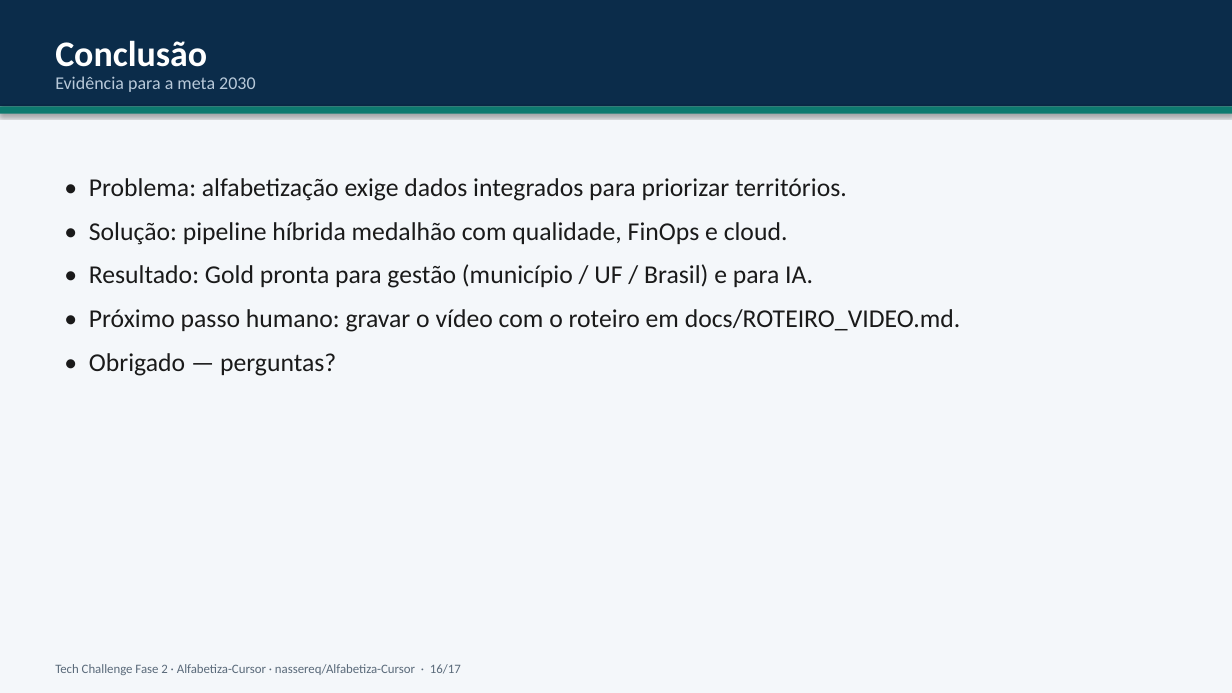
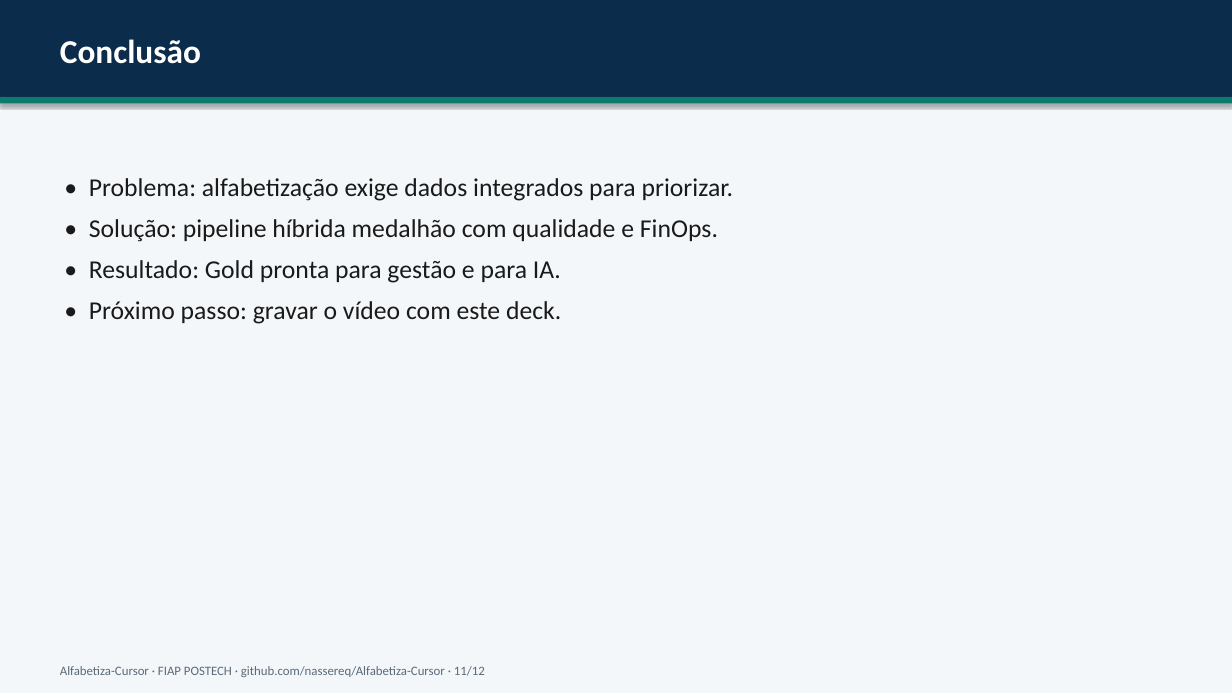
Before and after one commit to nassereq/Alfabetiza-Cursor, a slide deck: slide 11 of docs/Apresentacao_Tech_Challenge_Fase2_Alfabetiza.pptx (slide 16 before the commit). Drawn at 1232x693 pixels with LibreOffice and Linux fonts; fonts in the diff are those of the drawing. Boxes give left, top, right and bottom in pixels: in the first picture for what was removed or moved away, otherwise in the second. Text is boxed around its words. In the diff, an @@ line names an element or a change of style, - is before the commit and + after.

```diff
--- a/docs/Apresentacao_Tech_Challenge_Fase2_Alfabetiza.pptx
+++ b/docs/Apresentacao_Tech_Challenge_Fase2_Alfabetiza.pptx
@@ rectangle resized from (x1=0, y1=0, x2=1232, y2=106) to (x1=0, y1=0, x2=1232, y2=97) @@
@@ text "Conclusão" at (x1=60, y1=39, x2=201, y2=64): size 28 to 26 pt @@
@@ text removed at (x1=55, y1=76, x2=255, y2=92) @@
-Evidência para a meta 2030
@@ rectangle moved from (x1=0, y1=106, x2=1232, y2=114) to (x1=0, y1=97, x2=1232, y2=104) @@
@@ text at (x1=89, y1=178, x2=734, y2=324): text changed @@
-• Problema: alfabetização exige dados integrados para priorizar territórios.
-• Solução: pipeline híbrida medalhão com qualidade, FinOps e cloud.
-• Resultado: Gold pronta para gestão (município / UF / Brasil) e para IA.
-• Próximo passo humano: gravar o vídeo com o roteiro em docs/ROTEIRO_VIDEO.md.
-• Obrigado — perguntas?
+• Problema: alfabetização exige dados integrados para priorizar.
+• Solução: pipeline híbrida medalhão com qualidade e FinOps.
+• Resultado: Gold pronta para gestão e para IA.
+• Próximo passo: gravar o vídeo com este deck.
@@ text at (x1=60, y1=666, x2=485, y2=677): text changed @@
-Tech Challenge Fase 2 · Alfabetiza-Cursor · nassereq/Alfabetiza-Cursor · 16/17
+Alfabetiza-Cursor · FIAP POSTECH · github.com/nassereq/Alfabetiza-Cursor · 11/12
```
Also in this commit, not shown: 5 other slides changed, 6 slides added, 11 slides removed, 23 other files.
